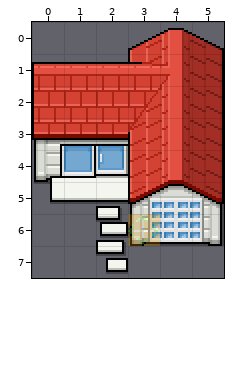
Tiled map: tools/map-procedural-generation/template/red-city/4/building-house.tmx. Above, as it was before the edit.
Cells are 16x16 px. Shown: x 0..5, y 0..7.
The result:
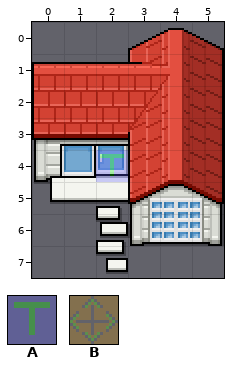
Key: from "invisible": A 2, B 3.
Objects are placed by their top-left corner, in cells (3,4 is the top-left corner of cell 3,4); size is 1x1 cell unless given.
The edit:
Layer "Moving":
added: A "teleport on push" at 2,4
removed: B "teleport on push" at 3,6
Boxes around the changes in both pictures, in picture pixels (x1, y1, x2, y2):
added: (96, 150, 128, 182)
removed: (128, 214, 160, 246)
